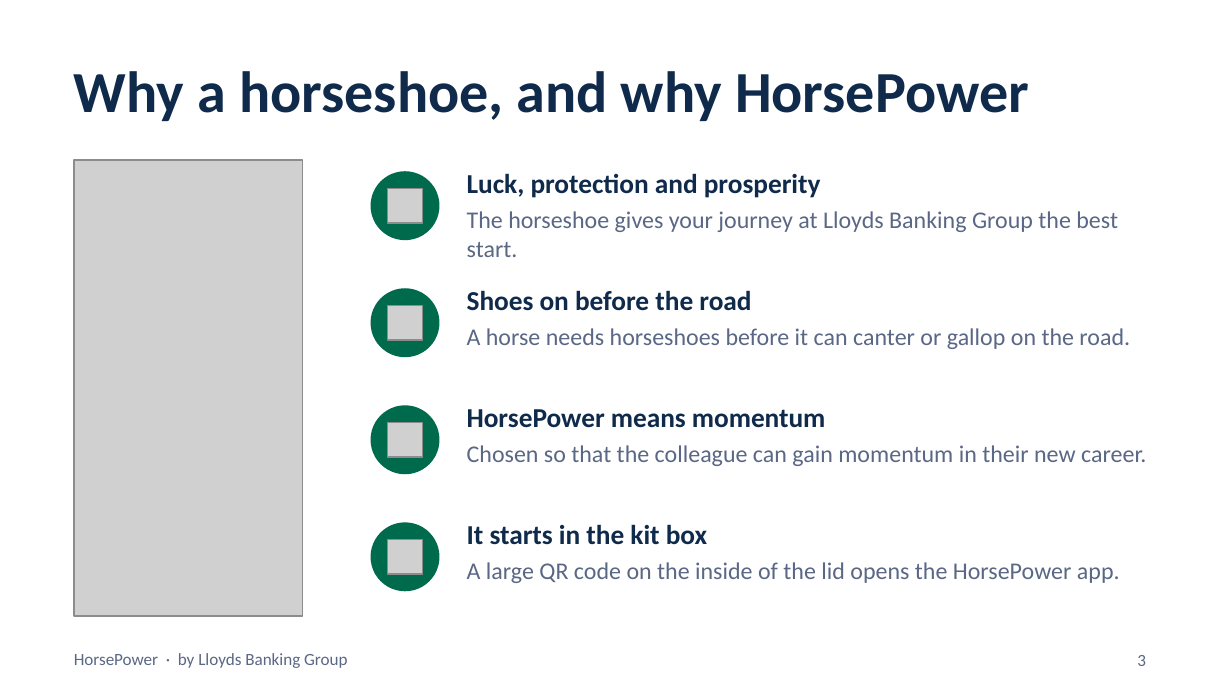
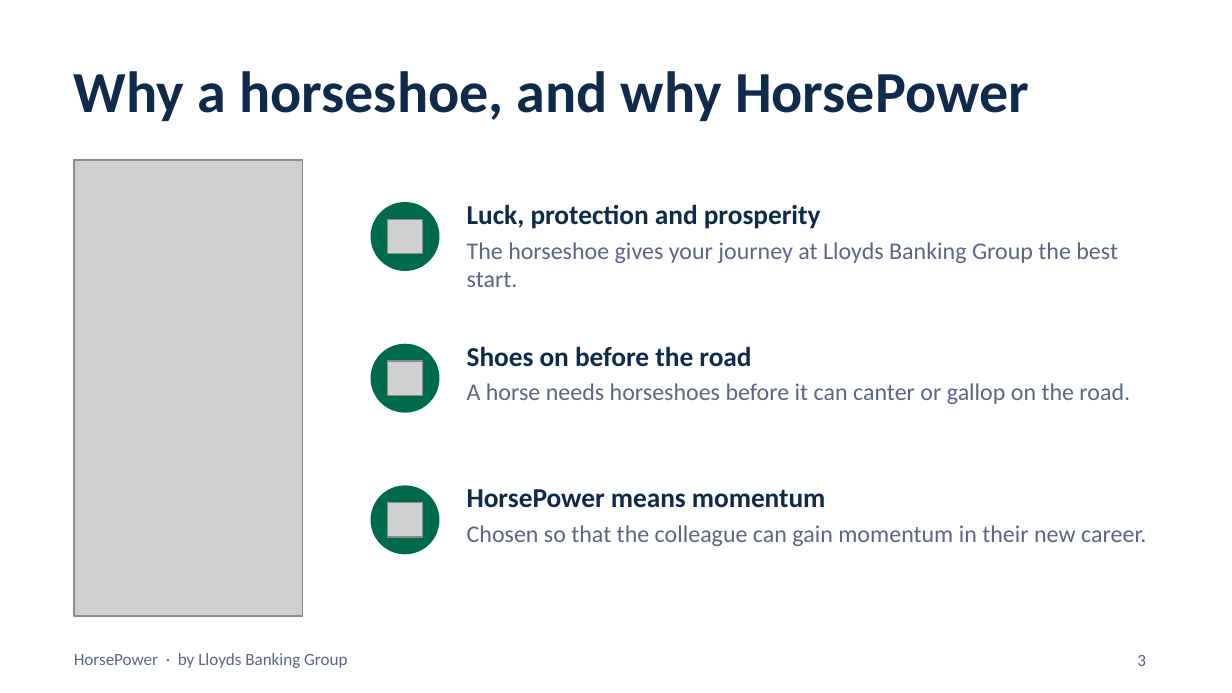
Before and after one commit to AliceBellTrayner/all-aboard-starting-template, a slide deck: slide 3 of presentation/HorsePower-mentor-pitch.pptx. Drawn at 1232x693 pixels with LibreOffice and Linux fonts; fonts in the diff are those of the drawing; grey boxes stand for pictures. Boxes give left, top, right and bottom in pixels: in the first picture for what was removed or moved away, otherwise in the second. Text is boxed around its words. In the diff, an @@ line names an element or a change of style, - is before the commit and + after.

```diff
--- a/presentation/HorsePower-mentor-pitch.pptx
+++ b/presentation/HorsePower-mentor-pitch.pptx
@@ 2 texts, 1 picture, 1 ellipse: place and size @@
-2 texts, 1 picture, 1 ellipse at [371,171,1118,257]
+2 texts, 1 picture, 1 ellipse at [371,202,1118,287]
@@ 2 texts, 1 picture, 1 ellipse: place and size @@
-2 texts, 1 picture, 1 ellipse at [371,288,1130,357]
+2 texts, 1 picture, 1 ellipse at [371,344,1130,413]
@@ 2 texts, 1 picture, 1 ellipse: place and size @@
-2 texts, 1 picture, 1 ellipse at [371,405,1146,474]
+2 texts, 1 picture, 1 ellipse at [371,485,1146,554]
@@ ellipse removed at [371,522,440,591] @@
@@ text removed at [467,524,707,545] @@
-It starts in the kit box
@@ picture removed at [388,540,423,574] @@
@@ text removed at [467,562,1120,583] @@
-A large QR code on the inside of the lid opens the HorsePower app.
```
Also in this commit, not shown: 1 other slide changed, 1 slide added, 1 other file.
